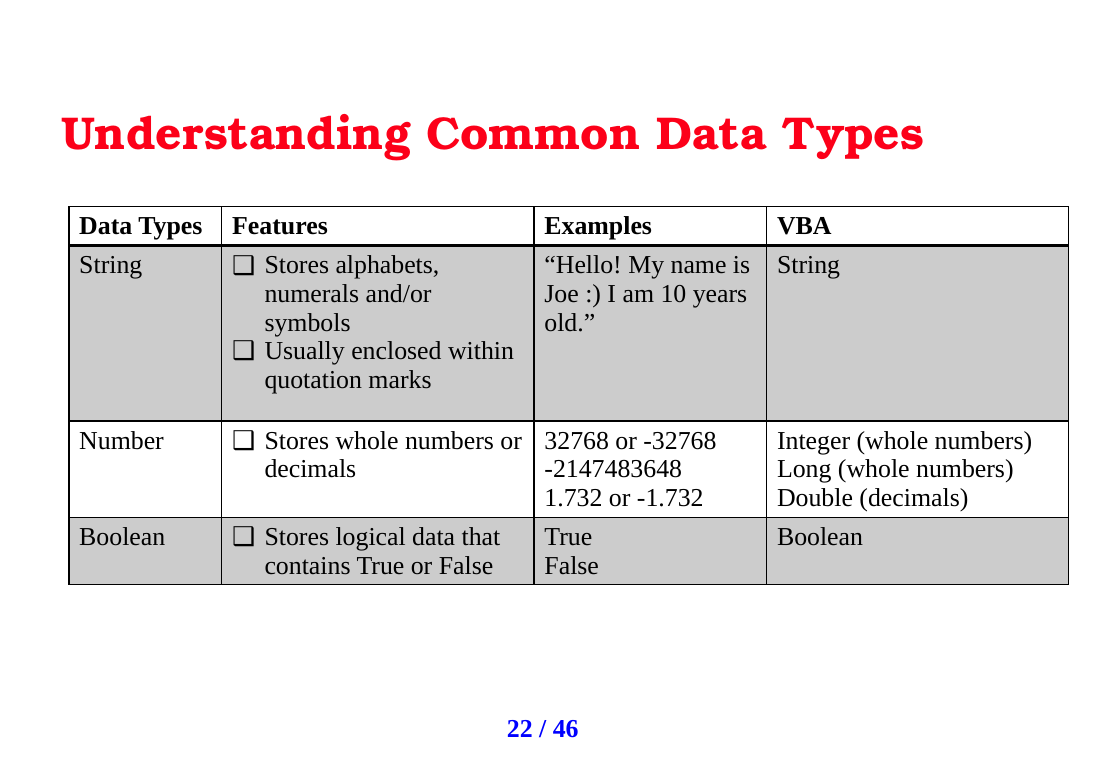
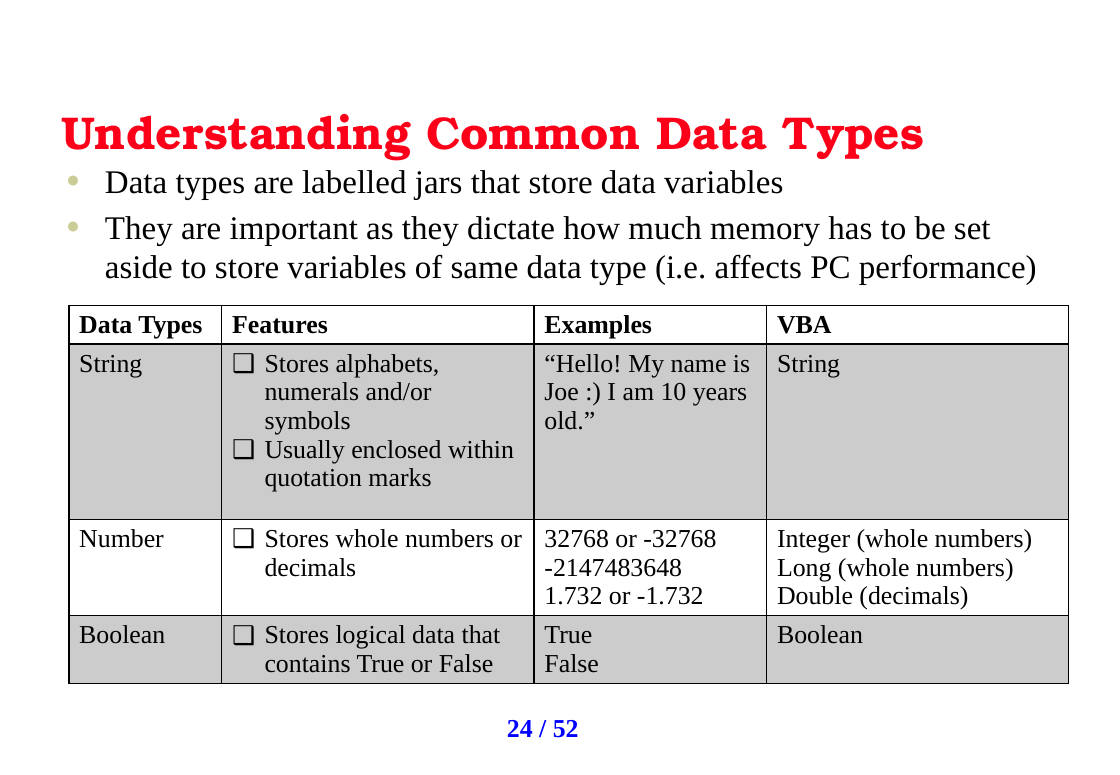
Before and after one commit to uhasan1/Quantitative-Finance, a slide deck: slide 24 of AO VBA Training Slides v3.pptx (slide 22 before the commit). Drawn at 1120x775 pixels with LibreOffice and Linux fonts; fonts in the diff are those of the drawing; background and template pictures are left out. Boxes give left, top, right and bottom in pixels: in the first picture for what was removed or moved away, otherwise in the second. Text is boxed around its words. In the diff, an @@ line names an element or a change of style, - is before the commit and + after.

```diff
--- a/AO VBA Training Slides v3.pptx
+++ b/AO VBA Training Slides v3.pptx
@@ text added at box(105, 170, 1037, 285), 23 pt, text #000000 @@
+● Data types are labelled jars that store data variables
+● They are important as they dictate how much memory has to be set aside to store variables of same data type (i.e. affects PC performance)
@@ table: place and size @@
-table at box(69, 207, 1069, 600)
+table at box(69, 305, 1069, 698)
@@ page number at box(507, 720, 579, 738): text changed @@
-22 / 46
+24 / 52
```
Also in this commit, not shown: 18 other slides changed, 6 slides added.
